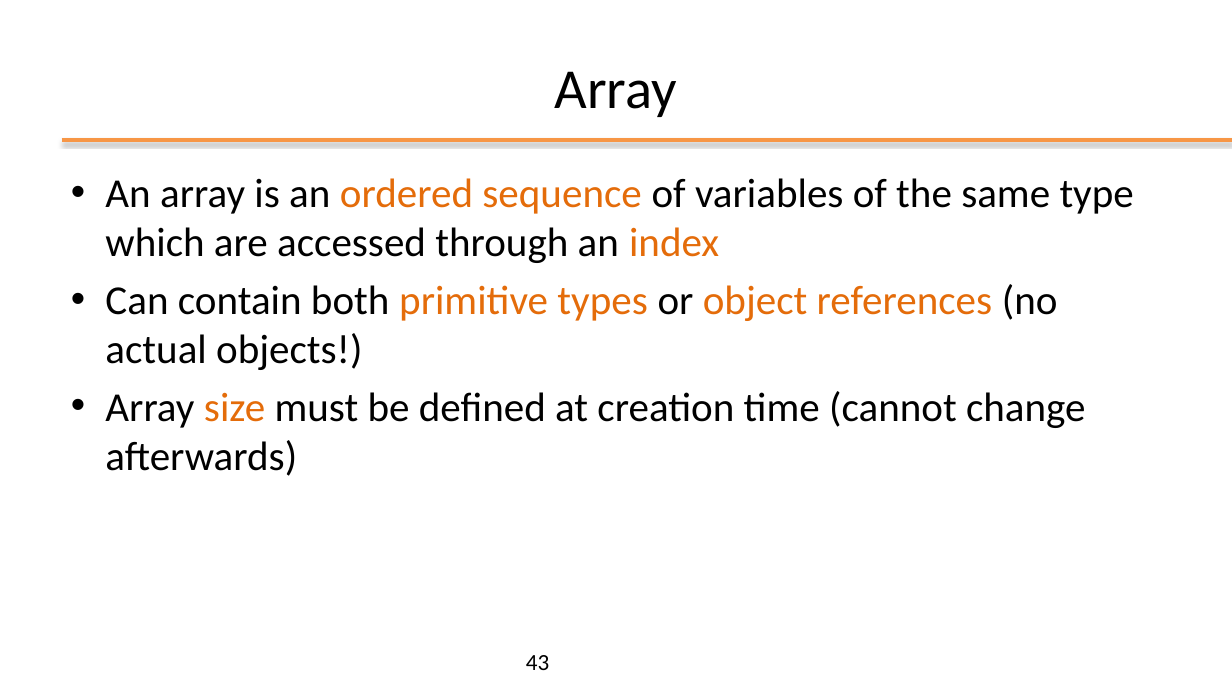
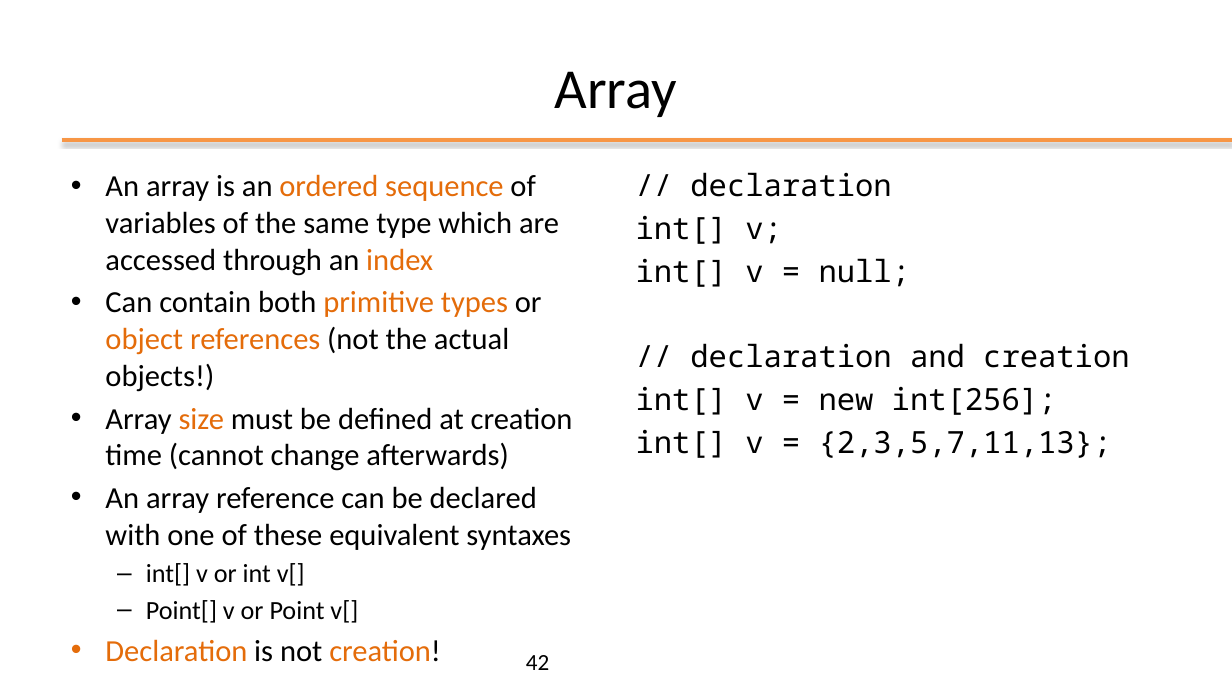
Before and after one commit to plctechnician/ooprogramming, a slide deck: slide 42 of java/slides/ppt/02 - Java Basics.pptx (slide 43 before the commit). Drawn at 1232x693 pixels with LibreOffice and Linux fonts; fonts in the diff are those of the drawing; background and template pictures are left out. Boxes give left, top, right and bottom in pixels: in the first picture for what was removed or moved away, otherwise in the second. Text is boxed around its words. In the diff, an @@ line names an element or a change of style, - is before the commit and + after.

```diff
--- a/java/slides/ppt/02 - Java Basics.pptx
+++ b/java/slides/ppt/02 - Java Basics.pptx
@@ text at bbox=[105, 174, 573, 471]: size 32 to 23.8 pt in "An array is an ordered sequence of ...", "Array size must be defined at creation ..."; less space between paragraphs @@
@@ text added at bbox=[636, 172, 1129, 458], 23.8 pt, text #000000 @@
+// declaration
+int[] v;
+int[] v = null;
+// declaration and creation
+int[] v = new int[256];
+int[] v = {2,3,5,7,11,13};
@@ text at bbox=[105, 290, 542, 392]: text changed; size 32 to 23.8 pt @@
-• Can contain both primitive types or object references (no actual objects!)
+• Can contain both primitive types or object references (not the actual objects!)
@@ text at bbox=[105, 486, 571, 623]: paragraphs added @@
+• An array reference can be declared with one of these equivalent syntaxes
+  – int[] v or int v[]
+  – Point[] v or Point v[]
+• Declaration is not creation!
@@ page number at bbox=[526, 655, 549, 670]: text changed @@
-43
+42
```
Also in this commit, not shown: 11 other slides changed, 9 slides added, 8 slides removed, 1 other file.
